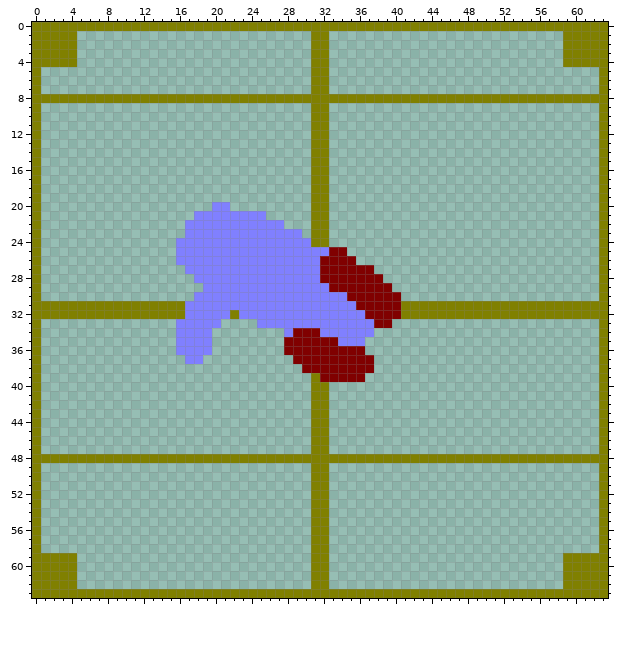
Pixel-art sprite: data/pics/laser.png. The picture above was drawn from the file before the commit.
The file is 64x64 pixels.
Now the later version:
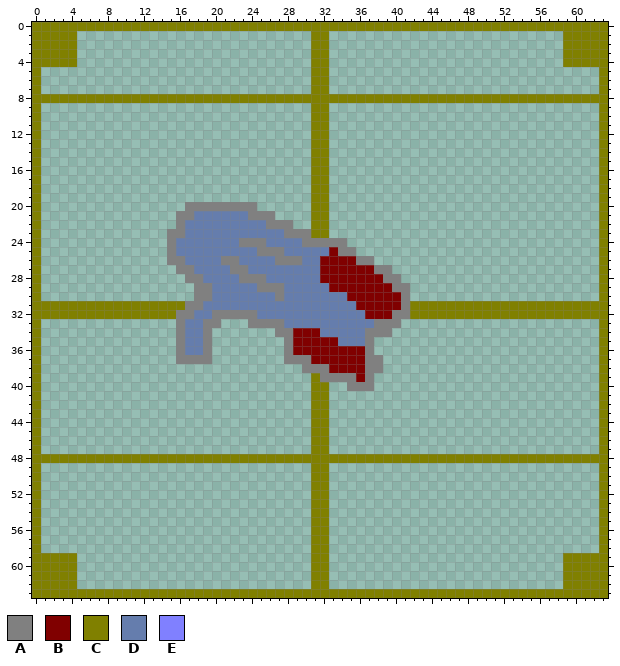
Palette (. is transparent): A #808080  B #800000  C #808000  D #657dad  E #8080ff
From old to new:
@@ x 13..43 @@
 19 ..................CC...........
-20 .......EE.........CC...........
-21 .....EEEEEEEE.....CC...........
-22 ....EEEEEEEEEEE...CC...........
-23 ....EEEEEEEEEEEEE.CC...........
-24 ...EEEEEEEEEEEEEEECC...........
-25 ...EEEEEEEEEEEEEEEEEBB.........
-26 ...EEEEEEEEEEEEEEEEBBBB........
-27 ....EEEEEEEEEEEEEEEBBBBBB......
-28 .....EEEEEEEEEEEEEEBBBBBBB.....
-29 ......EEEEEEEEEEEEEEBBBBBBB....
-30 .....EEEEEEEEEEEEEEEEEBBBBBB...
-31 CCCCEEEEEEEEEEEEEEEEEEEBBBBBCCC
-32 CCCCEEEEECEEEEEEEEEEEEEEBBBBCCC
-33 ...EEEEE....EEEEEEEEEEEEEBB....
-34 ...EEEE........EBBBEEEEEE......
-35 ...EEEE........BBBBBBEEE.......
-36 ...EEEE........BBBBBBBBB.......
-37 ....EE..........BBBBBBBBB......
-38 .................BBBBBBBB......
-39 ..................CBBBBB.......
-40 ..................CC...........
+20 ....AAAAAAAA......CC...........
+21 ...AADDDDDDAAA....CC...........
+22 ...ADDDDDDDDDAAA..CC...........
+23 ..AADDDDDDDDDDDAAACC...........
+24 ..ADDDDDDDAAADDDDAAAAA.........
+25 ..ADDDDDDDDDAAADDDDDBAA........
+26 ..AADDDDAADDDDAAADDBBBBAA......
+27 ...AADDDDAADDDDDDDDBBBBBBAA....
+28 ....AADDDDAAADDDDDDBBBBBBBAA...
+29 .....AADDDDDAAADDDDDBBBBBBBAA..
+30 .....AADDDDDDDADDDDDDDBBBBBBA..
+31 CCCCAADDDDDDDDDDDDDDDDDBBBBBACC
+32 CCCAADDAAAAADDDDDDDDDDDDBBBAACC
+33 ...ADDAA...AAAADDDDDDDDDDAAA...
+34 ...ADDA.......AABBBDDDDDAAA....
+35 ...ADDA........ABBBBBDDDA......
+36 ...ADDA........ABBBBBBBBA......
+37 ...AAAA........AAABBBBBBAA.....
+38 .................AAABBBBAA.....
+39 ..................CAAAABA......
+40 ..................CC..AAA......
 41 ..................CC...........
Where, in picture pixels (left, top, right, bottom), the same in both pictures:
changed: (167, 202, 410, 391)
